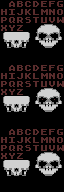
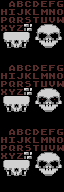
The second w=64, h=192 image is a revision of the first. Changes to its layers:
added layer "Pasted Layer #2" above "Pasted Layer #1" over [24, 152, 32, 159]
added layer "Pasted Layer #1" above "Pasted Layer" over [24, 88, 32, 95]
added layer "Pasted Layer" above "Background" over [24, 24, 32, 31]
